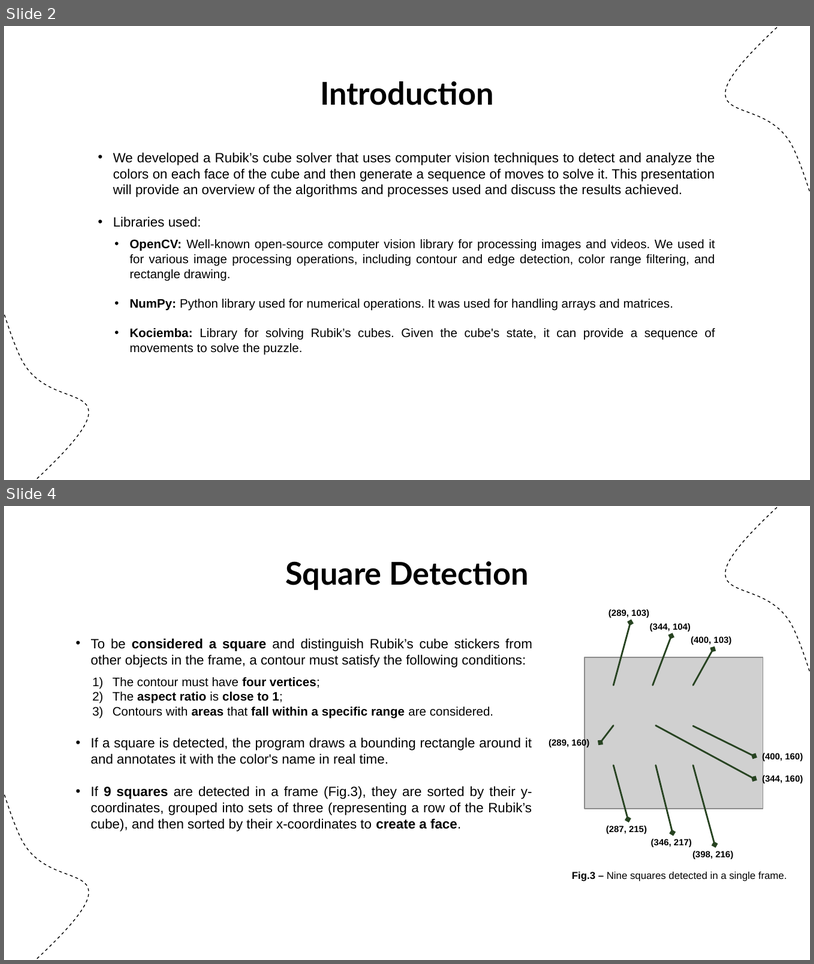
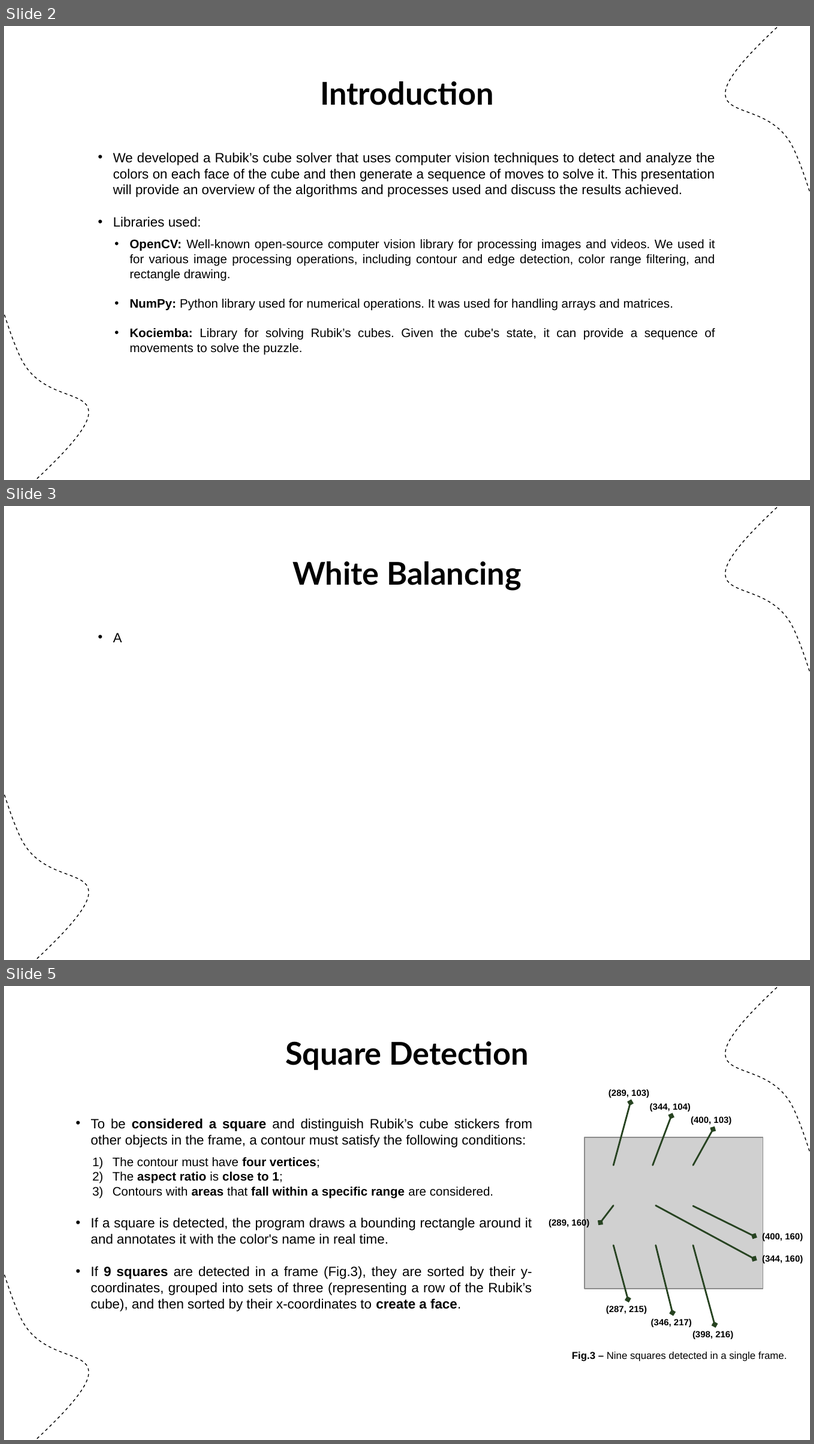
Before and after one commit to DanielaTomas/FCUP-VC, a slide deck: docs/Rubiks Cube Solver.pptx. Shown one above the other, each under a label of ours: slides 2 and 4 before the commit, slides 2, 3 and 5 after it; the slides between them are not shown. The pictures are 814x964 and 814x1444 pixels, drawn with LibreOffice and Linux fonts; fonts in the diff are those of the drawing; grey boxes stand for pictures. Boxes give left, top, right and bottom in pixels: in the first picture for what was removed or moved away, otherwise in the second. Text is boxed around its words. In the diff, an @@ line names an element or a change of style, - is before the commit and + after.

```diff
--- a/docs/Rubiks Cube Solver.pptx
+++ b/docs/Rubiks Cube Solver.pptx
@@ slide 3 added at [4,506,810,960], background #FFFFFF; not listed: 2 template elements that a slide beside it also shows @@
@@ title added at [293,561,522,591], 28 pt, text #000000, bold @@
+White Balancing
@@ text added at [113,633,122,642], 12 pt, text #000000 @@
+• A
@@ what was slide 4 is now slide 5 @@
```
Also in this commit, not shown: 2 slides changed, 1 other slide added, 1 slide removed, 2 other files.
